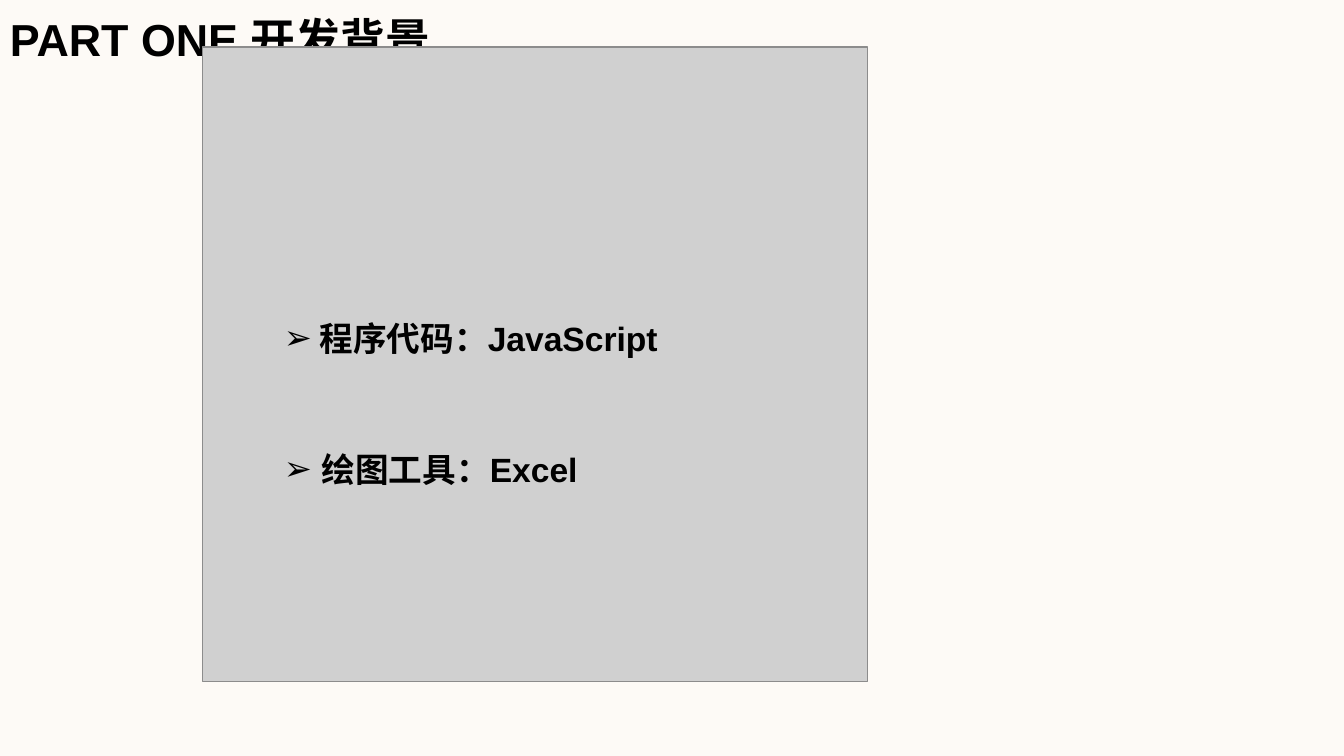
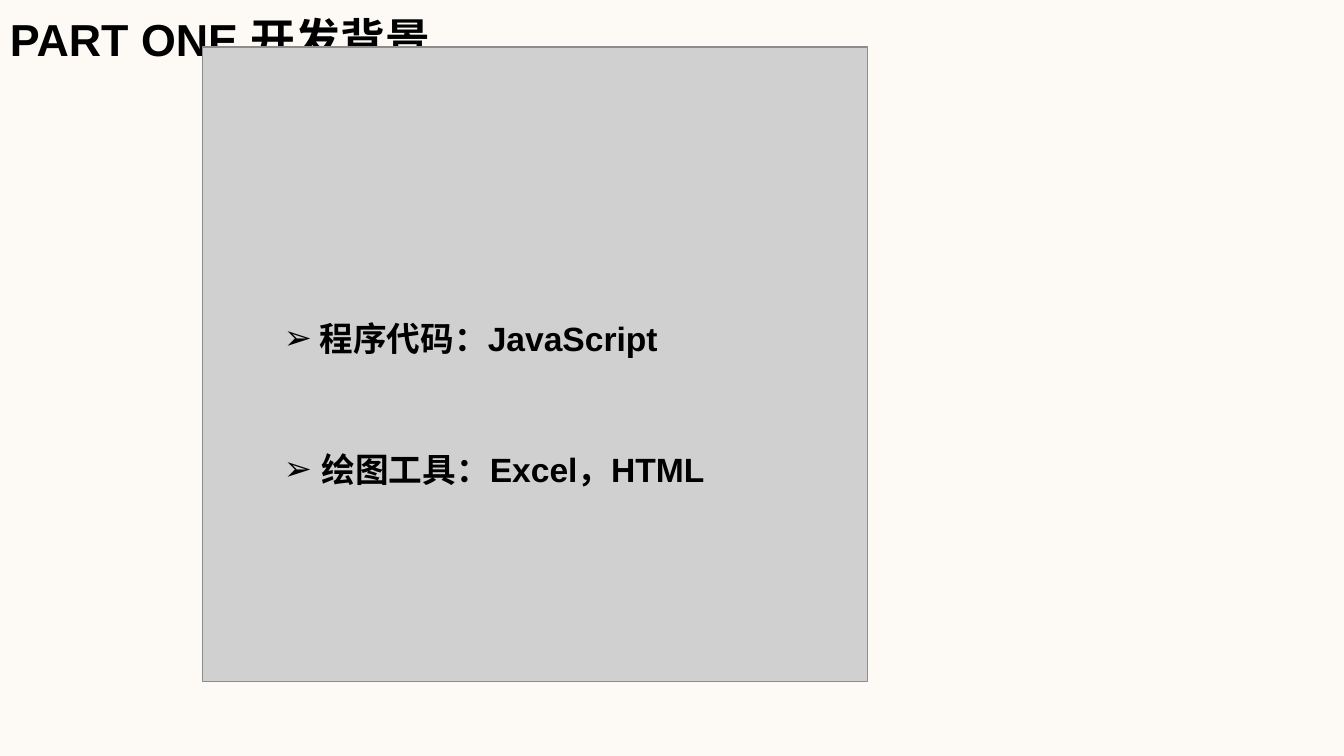
Before and after one commit to indulgers/homeWork, a slide deck: slide 2 of 算法分析与设计/实验二/实验2_Pre_敖宇飞2021150241_朱伟晔2021150205 _副本.pptx. Drawn at 1344x756 pixels with LibreOffice and Linux fonts; fonts in the diff are those of the drawing; grey boxes stand for pictures. Boxes give left, top, right and bottom in pixels: in the first picture for what was removed or moved away, otherwise in the second. Text is boxed around its words. In the diff, an @@ line names an element or a change of style, - is before the commit and + after.

```diff
--- a/算法分析与设计/实验二/实验2_Pre_敖宇飞2021150241_朱伟晔2021150205 _副本.pptx
+++ b/算法分析与设计/实验二/实验2_Pre_敖宇飞2021150241_朱伟晔2021150205 _副本.pptx
@@ text in flow chart or at box(322, 453, 705, 487): text changed @@
-➢ 绘图工具：Excel
+➢ 绘图工具：Excel，HTML
```
Also in this commit, not shown: 2 other slides changed, 1 slide added, 1 other file.
